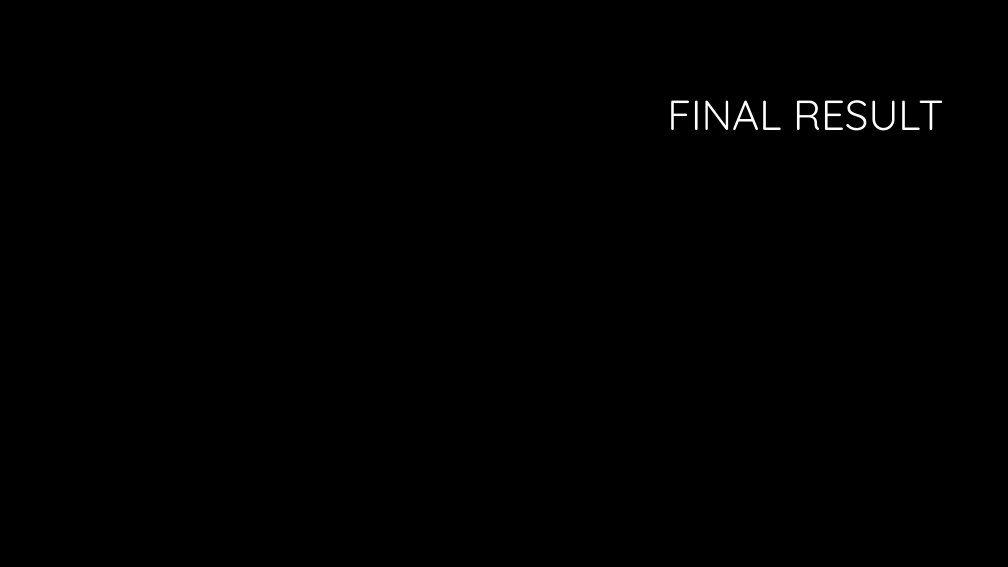
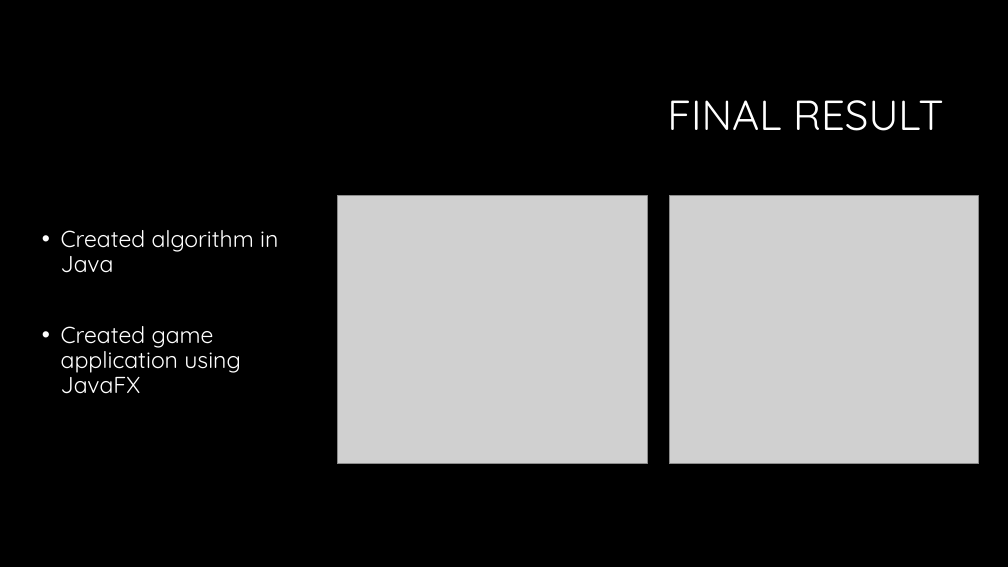
Before and after one commit to MikeMosc/Ultimate-Tic-Tac-Toe, a slide deck: slide 8 of Presentation/Ultimate Tic Tac Toe.pptx. Drawn at 1008x567 pixels with LibreOffice and Linux fonts; fonts in the diff are those of the drawing; grey boxes stand for pictures; background and template pictures are left out. Boxes give left, top, right and bottom in pixels: in the first picture for what was removed or moved away, otherwise in the second. Text is boxed around its words. In the diff, an @@ line names an element or a change of style, - is before the commit and + after.

Commit message:
presentation

```diff
--- a/Presentation/Ultimate Tic Tac Toe.pptx
+++ b/Presentation/Ultimate Tic Tac Toe.pptx
@@ picture added at (337, 196, 647, 464) @@
@@ picture added at (669, 196, 979, 464) @@
@@ text added at (61, 230, 278, 394), 22 pt, text #FFFFFF @@
+• Created algorithm in Java
+• Created game application using JavaFX
```
Also in this commit, not shown: 1 other slide changed.
